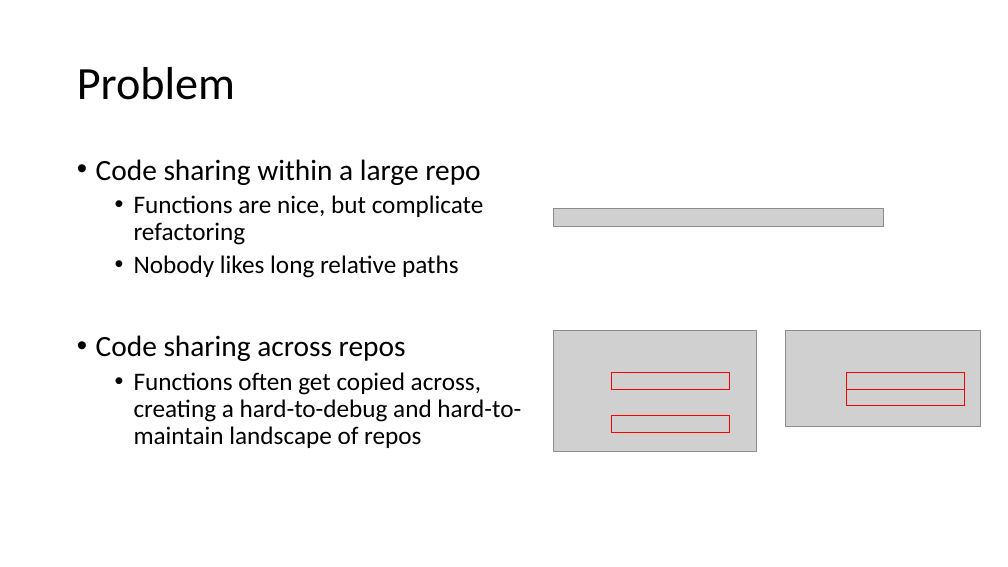
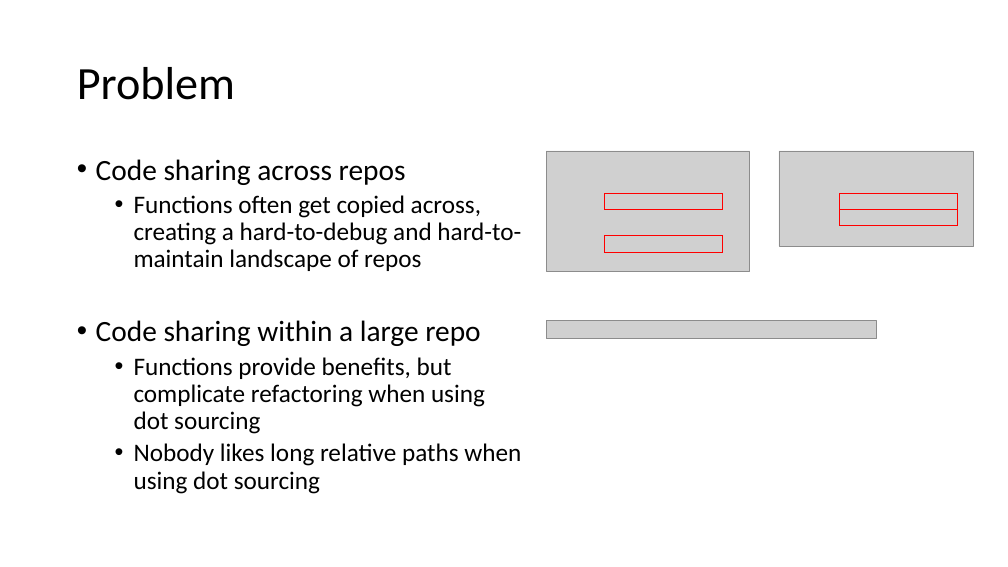
Before and after one commit to LowerKees/pwsh-modules, a slide deck: slide 4 of creating-powershell-modules.pptx (slide 2 before the commit). Drawn at 1008x567 pixels with LibreOffice and Linux fonts; fonts in the diff are those of the drawing; grey boxes stand for pictures. Boxes give left, top, right and bottom in pixels: in the first picture for what was removed or moved away, otherwise in the second. Text is boxed around its words. In the diff, an @@ line names an element or a change of style, - is before the commit and + after.

```diff
--- a/creating-powershell-modules.pptx
+++ b/creating-powershell-modules.pptx
@@ text at [96,159,484,278]: paragraphs removed @@
-• Code sharing within a large repo
-  • Functions are nice, but complicate refactoring
-  • Nobody likes long relative paths
@@ 4 rectangles, 2 pictures: place and size @@
-4 rectangles, 2 pictures at [554,331,981,451]
+4 rectangles, 2 pictures at [547,151,973,271]
@@ text at [96,320,521,494]: paragraphs added @@
+• Code sharing within a large repo
+  • Functions provide benefits, but complicate refactoring when using dot sourcing
+  • Nobody likes long relative paths when using dot sourcing
@@ picture: place and size @@
-picture at [554,208,883,226]
+picture at [547,321,876,339]
```
Also in this commit, not shown: 2 slides added, 9 other files.
